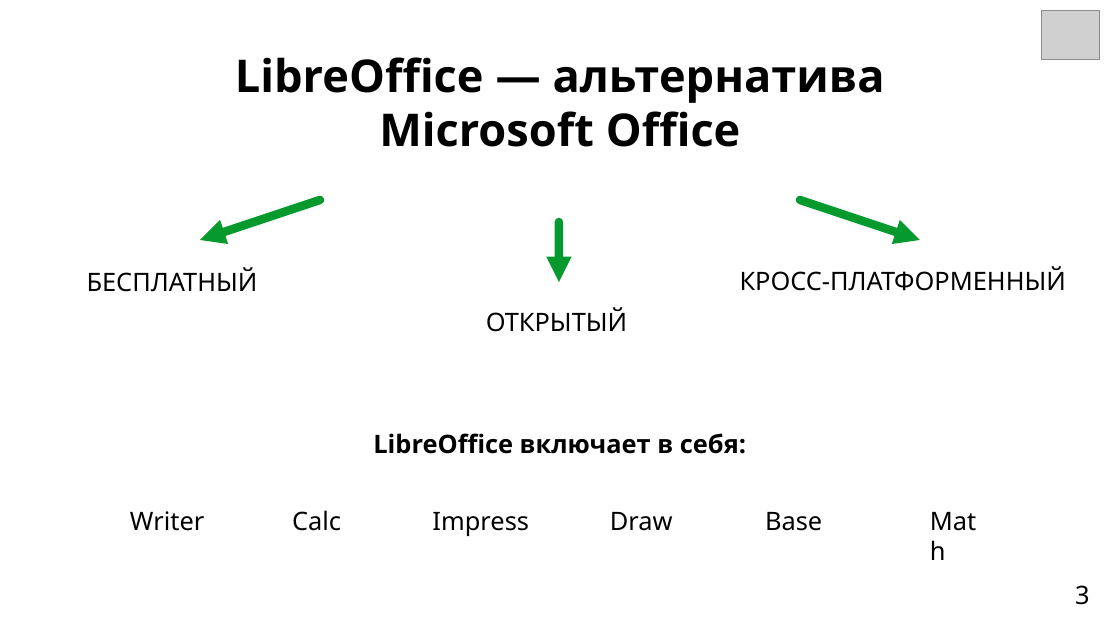
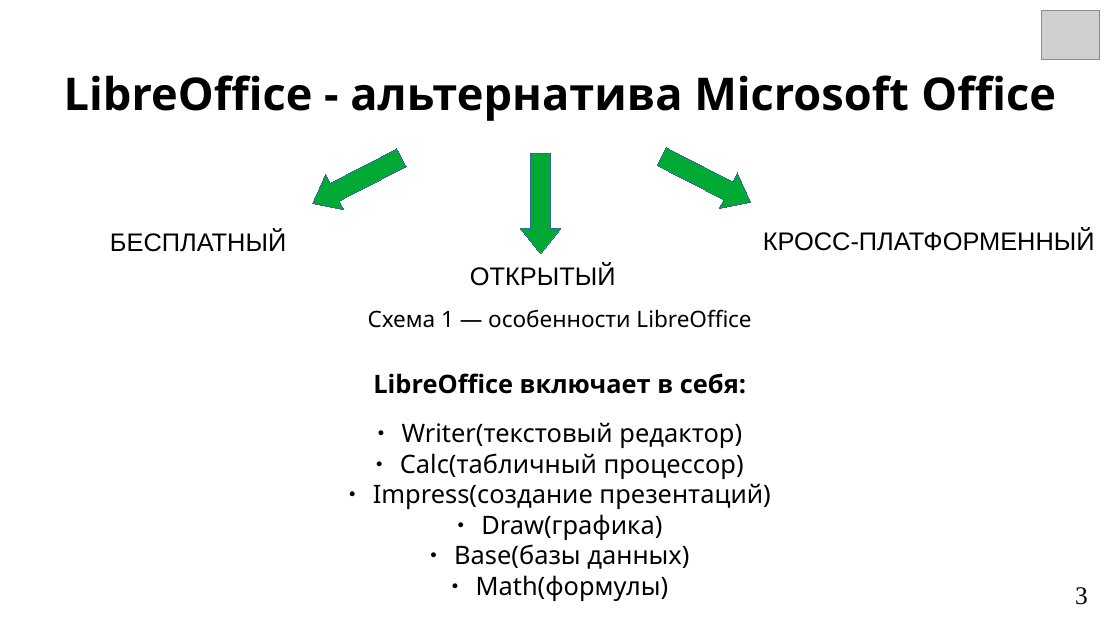
Before and after one commit to Soft-Darkness/digital-fundamentals, a slide deck: slide 3 of Documents/LibreOffice_review.odp. Drawn at 1120x630 pixels with LibreOffice and Linux fonts; fonts in the diff are those of the drawing; grey boxes stand for pictures. Boxes give left, top, right and bottom in pixels: in the first picture for what was removed or moved away, otherwise in the second. Text is boxed around its words. In the diff, an @@ line names an element or a change of style, - is before the commit and + after.

```diff
--- a/Documents/LibreOffice_review.odp
+++ b/Documents/LibreOffice_review.odp
@@ text at [64,75,1056,121]: text changed @@
-LibreOffice ― альтернатива Microsoft Office
+LibreOffice - альтернатива Microsoft Office
@@ down arrow added at [304,141,411,221], fill #00A933, outline #3465A4 0 pt @@
@@ down arrow added at [652,138,759,219], fill #00A933, outline #3465A4 0 pt @@
@@ down arrow added at [521,153,561,253], fill #00A933, outline #3465A4 0 pt @@
@@ arrow removed from (320, 200) to (200, 240) @@
@@ arrow removed from (800, 200) to (921, 240) @@
@@ text "БЕСПЛАТНЫЙ": place and size @@
-text "БЕСПЛАТНЫЙ" at [87,268,258,292]
+text "БЕСПЛАТНЫЙ" at [110,231,286,252]
@@ arrow removed from (559, 223) to (559, 283) @@
@@ text "КРОСС-ПЛАТФОРМЕННЫЙ": place and size @@
-text "КРОСС-ПЛАТФОРМЕННЫЙ" at [740,266,1066,291]
+text "КРОСС-ПЛАТФОРМЕННЫЙ" at [763,229,1095,251]
@@ font Noto Sans to Arial in 3 elements at [110,231,286,252], [763,229,1095,251], [470,265,616,286] @@
@@ text "ОТКРЫТЫЙ": place and size @@
-text "ОТКРЫТЫЙ" at [486,308,627,332]
+text "ОТКРЫТЫЙ" at [470,265,616,286]
@@ text added at [368,309,751,328], 16 pt, text #000000 @@
+Схема 1 — особенности LibreOffice
@@ text "LibreOffice включает в себя:": place and size @@
-text "LibreOffice включает в себя:" at [373,433,746,454]
+text "LibreOffice включает в себя:" at [373,373,746,394]
@@ text added at [373,422,770,601], 18 pt, text #000000 @@
+● Writer(текстовый редактор)
+● Calc(табличный процессор)
+● Impress(создание презентаций)
+● Draw(графика)
+● Base(базы данных)
+● Math(формулы)
@@ text removed at [921,500,997,579] @@
-Math
@@ text removed at [130,511,204,531] @@
-Writer
@@ text removed at [292,510,341,531] @@
-Calc
@@ text removed at [432,512,529,536] @@
-Impress
@@ text removed at [610,512,673,531] @@
-Draw
@@ text removed at [765,512,822,531] @@
-Base
@@ page number at [1075,587,1088,605]: font Noto Sans to Times New Roman @@
```
Also in this commit, not shown: 11 other slides changed, 1 other file.
